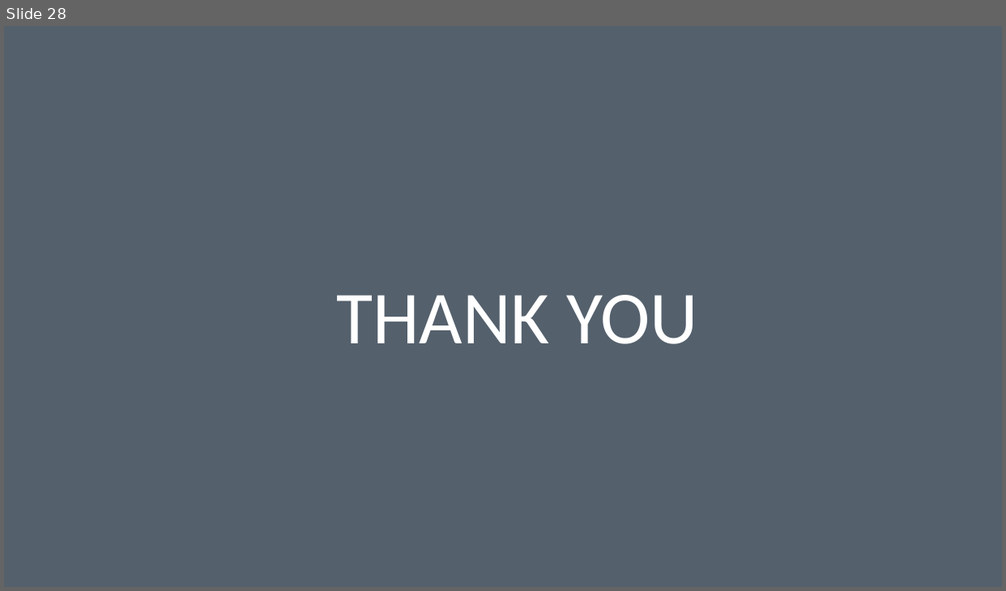
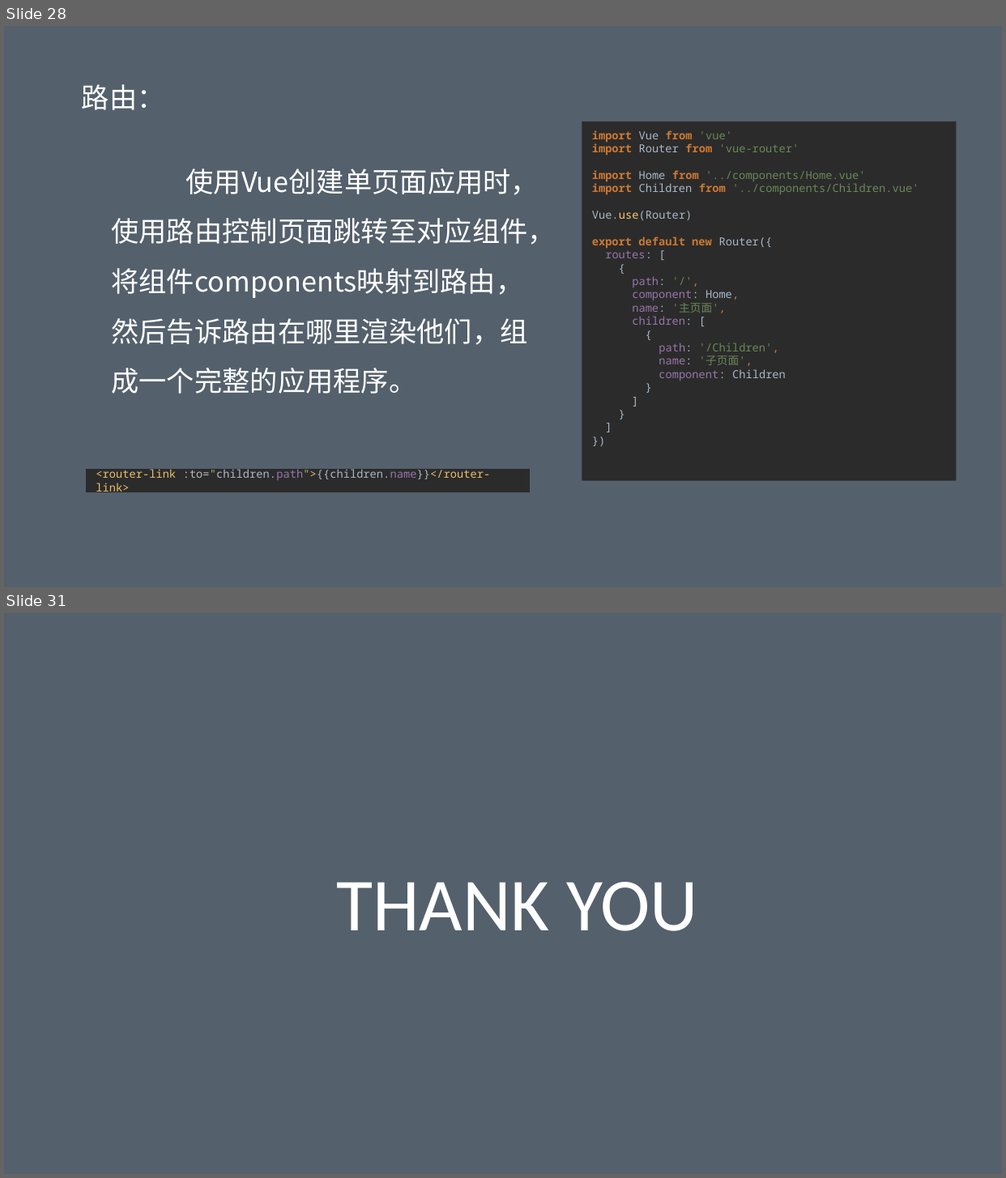
Before and after one commit to geekww/corlex, a slide deck: 自开发页面规范、ES6语法、vue.js技术介绍.pptx. Shown one above the other, each under a label of ours: slide 28 before the commit, slides 28 and 31 after it; the slides between them are not shown. The pictures are 1006x591 and 1006x1178 pixels, drawn with LibreOffice and Linux fonts; fonts in the diff are those of the drawing. Boxes give left, top, right and bottom in pixels: in the first picture for what was removed or moved away, otherwise in the second. Text is boxed around its words. In the diff, an @@ line names an element or a change of style, - is before the commit and + after.

```diff
--- a/自开发页面规范、ES6语法、vue.js技术介绍.pptx
+++ b/自开发页面规范、ES6语法、vue.js技术介绍.pptx
@@ slide 28 added at bbox=[4, 26, 1002, 587], background #FFFFFF; not listed: 1 template element that a slide beside it also shows @@
@@ text added at bbox=[82, 84, 165, 110], 20 pt, text #FFFFFF @@
+路由：
@@ rectangle added at bbox=[582, 122, 956, 481], fill #2B2B2B, 8 pt, text #6A8759 @@
+import Vue from 'vue'
+import Router from 'vue-router'
+import Home from '../components/Home.vue'
+import Children from '../components/Children.vue'
+Vue.use(Router)
+export default new Router({
+routes: [
+{
+path: '/',
+component: Home,
+name: '主页面',
+children: [
+{
+path: '/Children',
+name: '子页面',
+component: Children
+}
+]
+}
+]
+})
@@ text added at bbox=[111, 169, 556, 394], 20 pt, text #FFFFFF @@
+使用Vue创建单页面应用时，使用路由控制页面跳转至对应组件，将组件components映射到路由，然后告诉路由在哪里渲染他们，组成一个完整的应用程序。
@@ rectangle added at bbox=[86, 469, 530, 493], fill #2B2B2B, 8 pt, text #E8BF6A @@
+<router-link :to="children.path">{{children.name}}</router-link>
@@ what was slide 28 is now slide 31 @@
```
Also in this commit, not shown: 7 slides changed, 4 other slides added, 2 slides removed, 3 other files.
